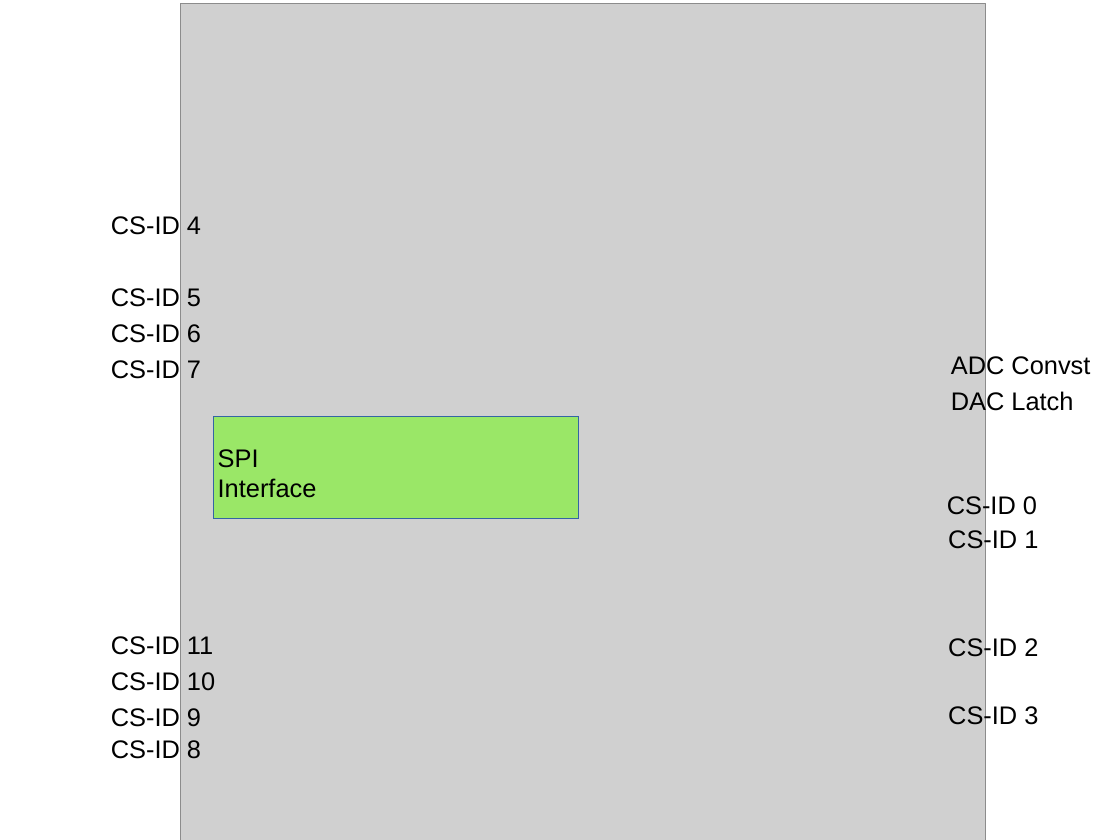
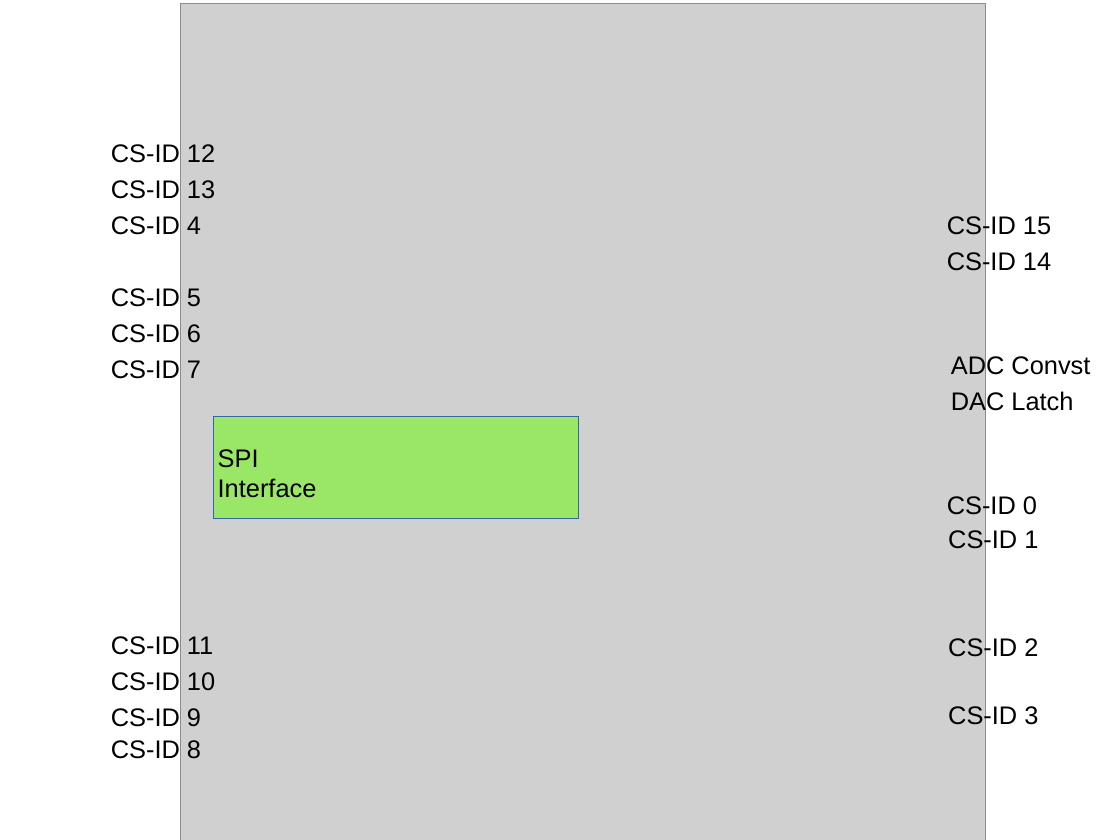
Before and after one commit to arne48/rasp-pi_extension, a slide deck: slide 1 of Info/pin_usage.odp. Drawn at 1120x840 pixels with LibreOffice and Linux fonts; fonts in the diff are those of the drawing; grey boxes stand for pictures. Boxes give left, top, right and bottom in pixels: in the first picture for what was removed or moved away, otherwise in the second. Text is boxed around its words. In the diff, an @@ line names an element or a change of style, - is before the commit and + after.

```diff
--- a/Info/pin_usage.odp
+++ b/Info/pin_usage.odp
@@ text added at (x1=111, y1=144, x2=215, y2=163), 18 pt, text #000000 @@
+CS-ID 12
@@ text added at (x1=111, y1=180, x2=215, y2=199), 18 pt, text #000000 @@
+CS-ID 13
@@ text added at (x1=947, y1=213, x2=1051, y2=239), 18 pt, text #000000 @@
+CS-ID 15
@@ text added at (x1=947, y1=249, x2=1051, y2=275), 18 pt, text #000000 @@
+CS-ID 14
```
Also in this commit, not shown: 22 other files.
